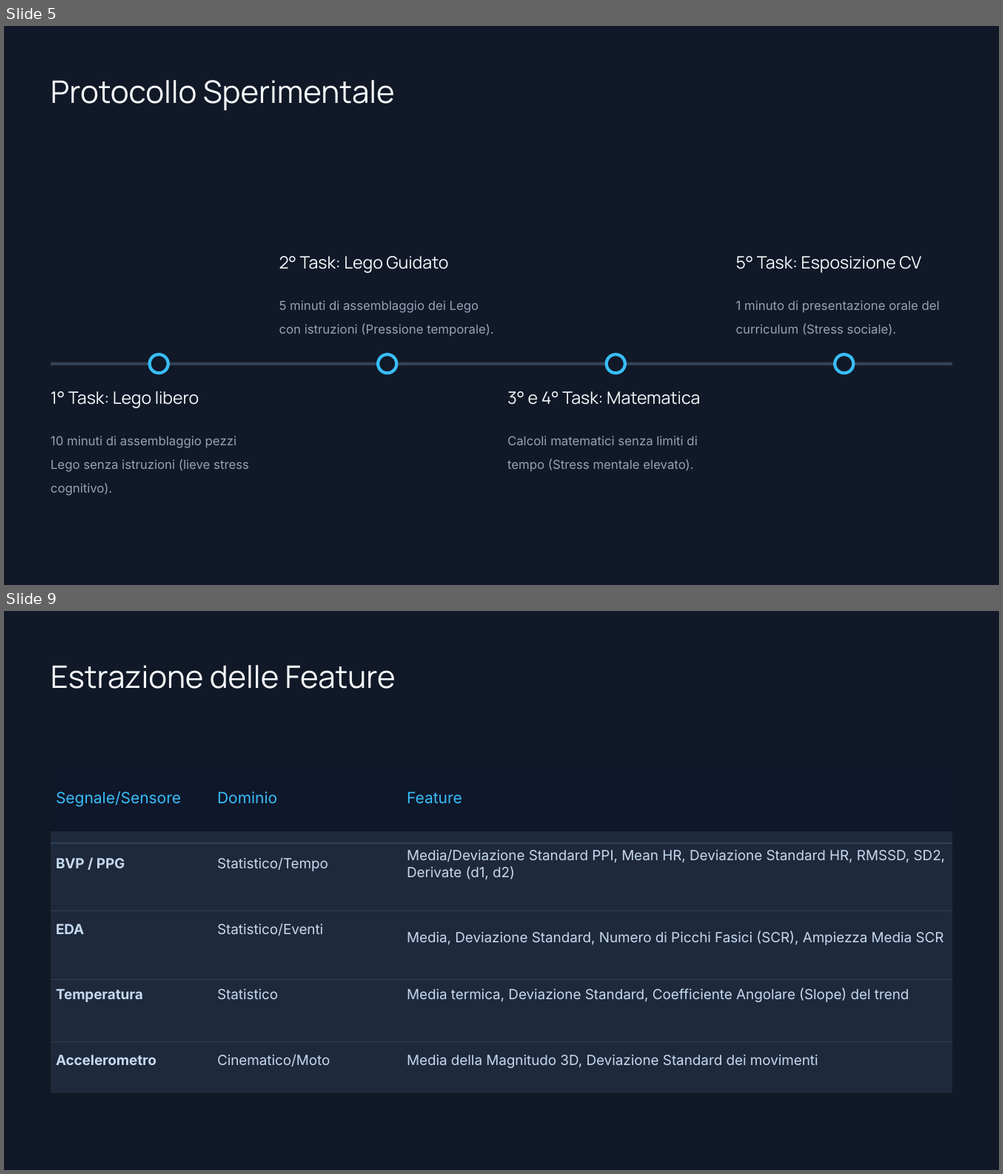
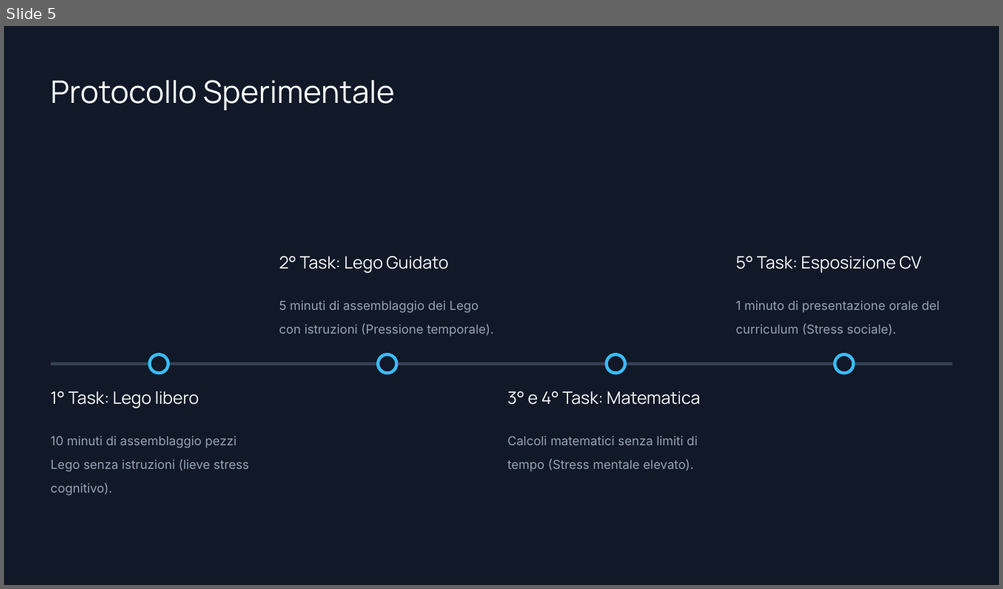
Before and after one commit to GABRYCA/ml-stress-rest, a slide deck: Progetto Interfacce Uomo-Macchina.pptx. Shown one above the other, each under a label of ours: slides 5 and 9 before the commit, slide 5 after it; the slides between them are not shown. The pictures are 1003x1174 and 1003x589 pixels, drawn with LibreOffice and Linux fonts; fonts in the diff are those of the drawing; background and template pictures are left out. Boxes give left, top, right and bottom in pixels: in the first picture for what was removed or moved away, otherwise in the second. Text is boxed around its words. In the diff, an @@ line names an element or a change of style, - is before the commit and + after.

```diff
--- a/Progetto Interfacce Uomo-Macchina.pptx
+++ b/Progetto Interfacce Uomo-Macchina.pptx
@@ slide 9 removed at (4, 611, 999, 1170), background picture (left out) @@
@@ text removed at (51, 665, 395, 689) @@
-Estrazione delle Feature
@@ table removed at (51, 766, 951, 1093), 5 rows, 3 columns @@
-Segnale/Sensore | Dominio | Feature
-BVP / PPG | Statistico/Tempo | Media/Deviazione Standard PPI, Mean HR, Deviazione Standard HR, RMSSD, SD2, Derivate (d1, d2)
-EDA | Statistico/Eventi | Media, Deviazione Standard, Numero di Picchi Fasici (SCR), Ampiezza Media SCR
-Temperatura | Statistico | Media termica, Deviazione Standard, Coefficiente Angolare (Slope) del trend
-Accelerometro | Cinematico/Moto | Media della Magnitudo 3D, Deviazione Standard dei movimenti
@@ rectangle removed at (51, 843, 211, 845) @@
@@ rectangle removed at (212, 843, 401, 845) @@
@@ rectangle removed at (401, 843, 952, 845) @@
@@ rectangle removed at (51, 911, 211, 911) @@
@@ rectangle removed at (212, 911, 401, 911) @@
@@ rectangle removed at (401, 911, 952, 911) @@
@@ rectangle removed at (51, 980, 211, 980) @@
@@ rectangle removed at (212, 980, 401, 980) @@
@@ rectangle removed at (401, 980, 952, 980) @@
@@ rectangle removed at (51, 1042, 211, 1043) @@
@@ rectangle removed at (212, 1042, 401, 1043) @@
@@ rectangle removed at (401, 1042, 952, 1043) @@
```
Also in this commit, not shown: 6 slides changed, 3 slides added, 7 other slides removed, 6 other files.
